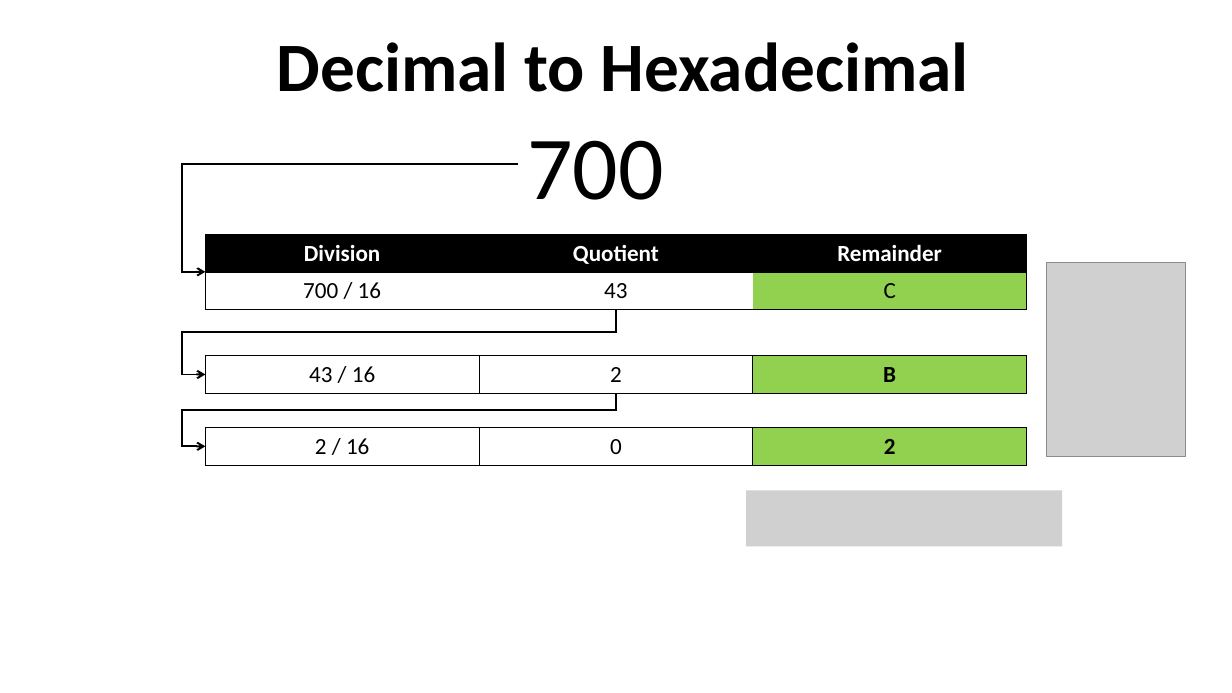
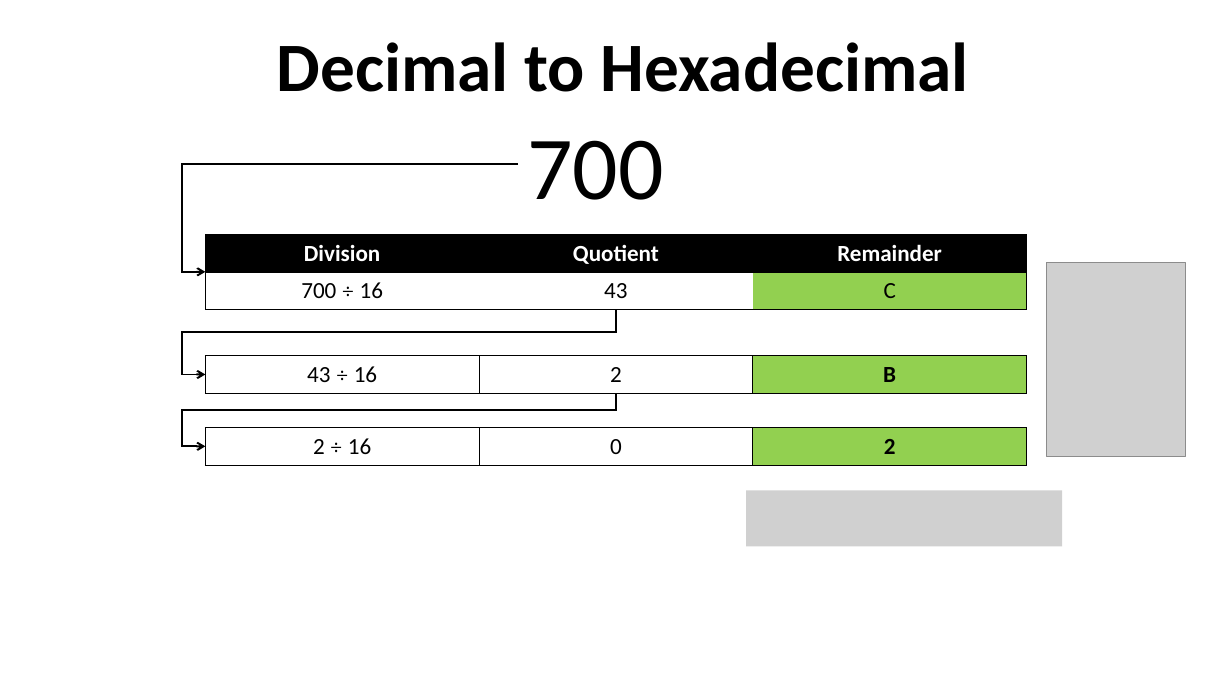
Before and after one commit to jamenggay/CCINCOML, a slide deck: slide 20 of Part 4 - Number System/Number System Conversion.pptx. Drawn at 1232x693 pixels with LibreOffice and Linux fonts; fonts in the diff are those of the drawing; grey boxes stand for pictures; background and template pictures are left out. Boxes give left, top, right and bottom in pixels: in the first picture for what was removed or moved away, otherwise in the second. Text is boxed around its words. In the diff, an @@ line names an element or a change of style, - is before the commit and + after.

```diff
--- a/Part 4 - Number System/Number System Conversion.pptx
+++ b/Part 4 - Number System/Number System Conversion.pptx
@@ table at <box>205,235,1026,310</box> @@
-row 2, column 1: 700 / 16
+row 2, column 1: 700 ÷ 16
@@ table at <box>205,356,1026,394</box> @@
-row 1, column 1: 43 / 16
+row 1, column 1: 43 ÷ 16
@@ table at <box>205,428,1026,466</box> @@
-row 1, column 1: 2 / 16
+row 1, column 1: 2 ÷ 16
```
Also in this commit, not shown: 1 other slide changed, 1 other file.
